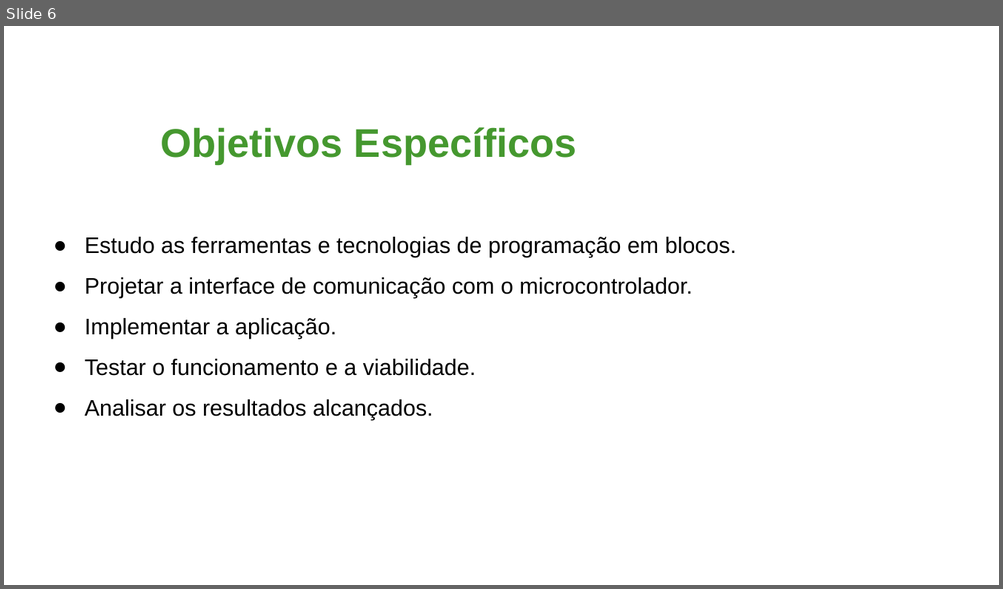
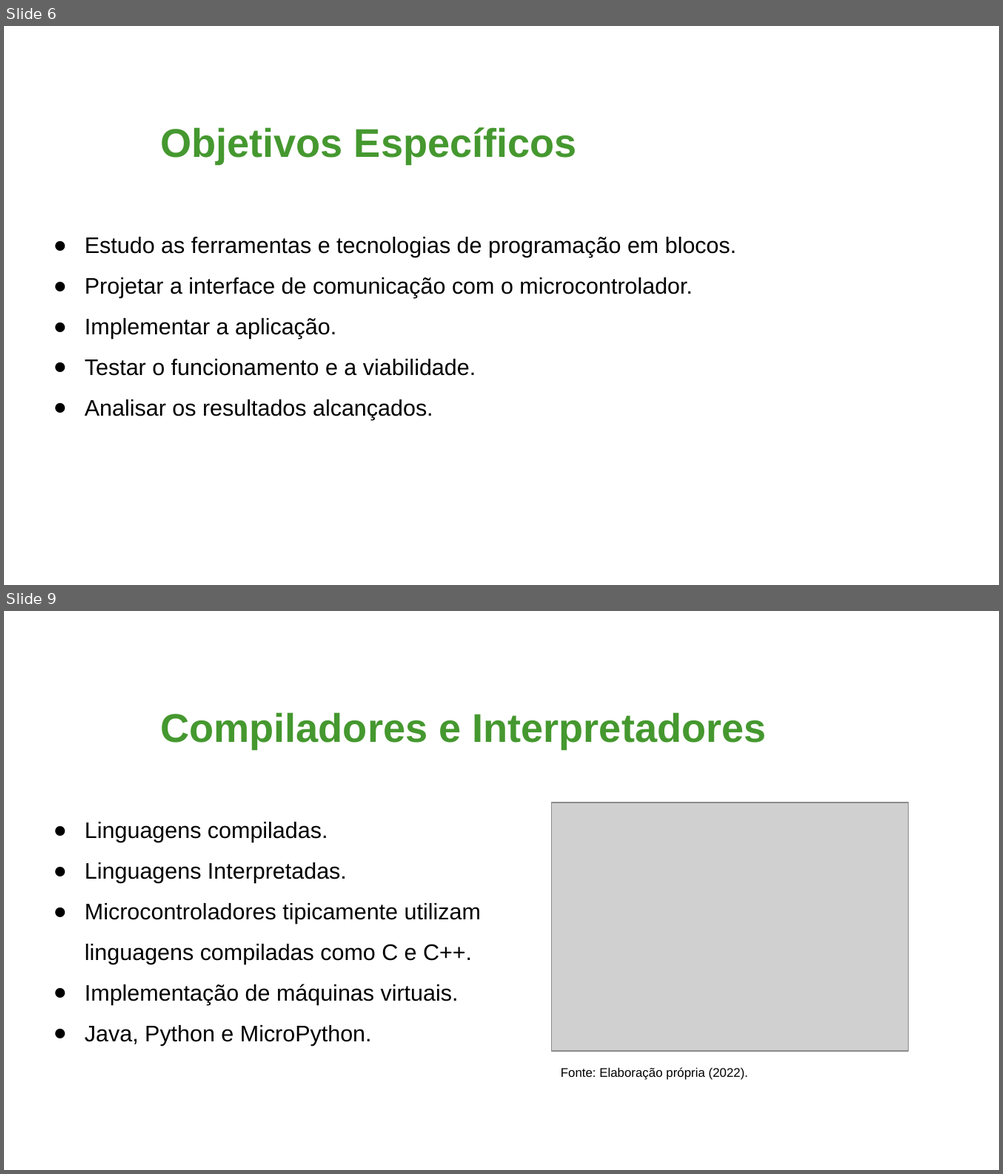
Before and after one commit to NycolasAbreu/Buggy_TCC, a slide deck: Slides TCC.pptx. Shown one above the other, each under a label of ours: slide 6 before the commit, slides 6 and 9 after it; the slides between them are not shown. The pictures are 1003x589 and 1003x1174 pixels, drawn with LibreOffice and Linux fonts; fonts in the diff are those of the drawing; grey boxes stand for pictures; background and template pictures are left out. Boxes give left, top, right and bottom in pixels: in the first picture for what was removed or moved away, otherwise in the second. Text is boxed around its words. In the diff, an @@ line names an element or a change of style, - is before the commit and + after.

```diff
--- a/Slides TCC.pptx
+++ b/Slides TCC.pptx
@@ slide 9 added at bbox=[4, 611, 999, 1170], background picture (left out) @@
@@ title added at bbox=[160, 712, 765, 749], 32 pt, text #45982F, bold @@
+Compiladores e Interpretadores
@@ picture added at bbox=[552, 803, 909, 1052] @@
@@ text added at bbox=[85, 822, 481, 1046], 18 pt, text #000000 @@
+● Linguagens compiladas.
+● Linguagens Interpretadas.
+● Microcontroladores tipicamente utilizam
+  linguagens compiladas como C e C++.
+● Implementação de máquinas virtuais.
+● Java, Python e MicroPython.
@@ text added at bbox=[560, 1068, 748, 1080], 10 pt, text #000000 @@
+Fonte: Elaboração própria (2022).
```
Also in this commit, not shown: 1 slide changed, 3 other slides added, 1 slide removed.
